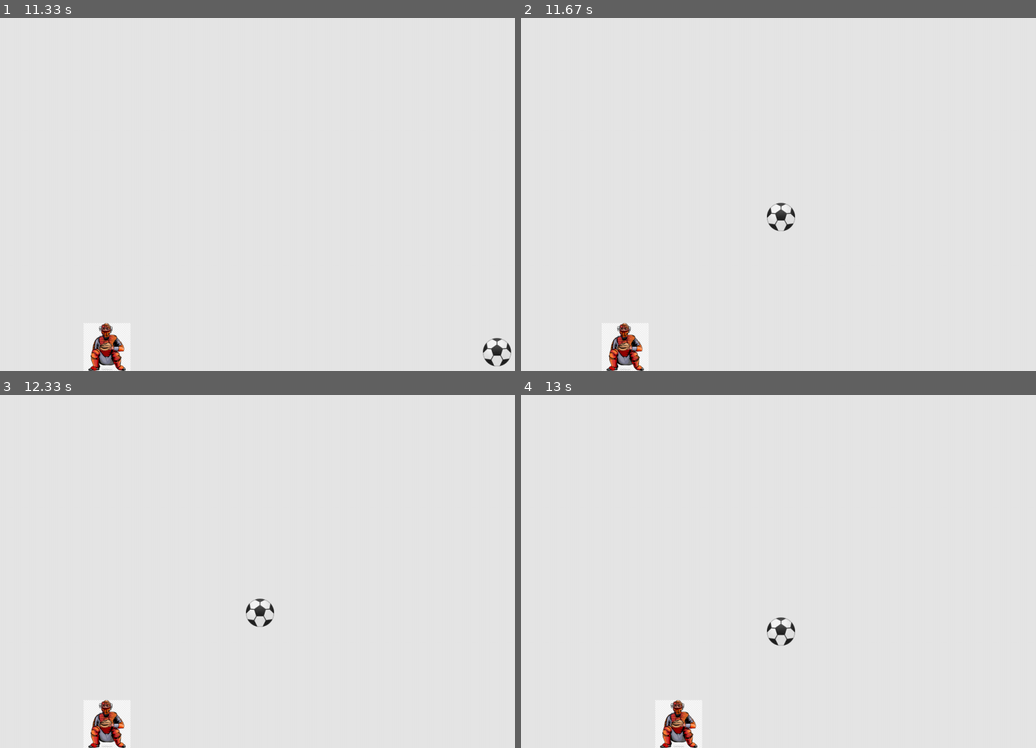
Above: before the commit, frames 1-4 (two rows, left to right).
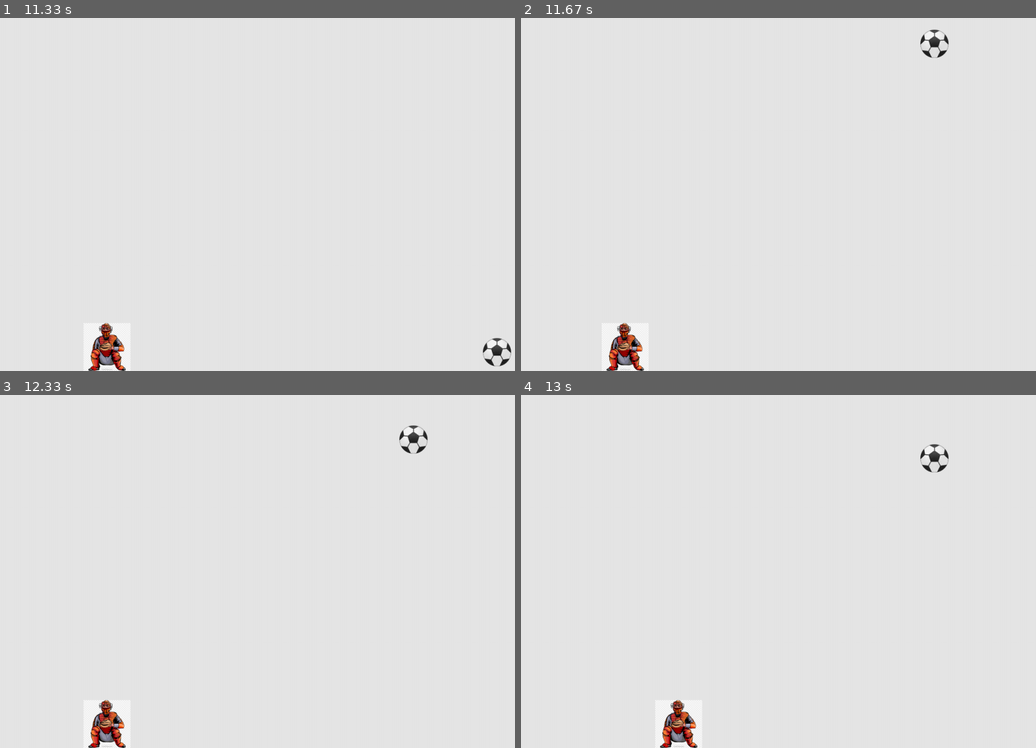
Above: after the commit, the same moments.

Repository: viniwell/pygame
Game: pygame game, started from catcher.py
Two runs of this game, one before a commit and one after it. Both use one fixed random seed, a clock stepped at 60 frames per second and the inputs below.
Inputs:
- Up to frame 1 (11.33 s): hold Left 0.33-0.87 s; hold Left 0.9-1.3 s; hold Right 1.33-1.97 s; hold Left 2-2.47 s; hold Right 2.5-2.97 s; hold Right 3-3.47 s; hold Left 3.5-4.03 s; hold Left 4.07-4.47 s; hold Right 4.5-5.13 s; hold Left 5.17-5.63 s; hold Right 5.67-6.13 s; hold Right 6.17-6.63 s; hold Left 6.67-7.2 s; hold Left 7.23-7.63 s; hold Right 7.67-8.3 s; hold Left 8.33-8.8 s; hold Right 8.83-9.3 s; hold Right 9.33-9.8 s; hold Left 9.83-10.37 s; hold Left 10.4-10.8 s; hold Right from 10.83 s (still down)
- Up to frame 2 (11.67 s): release Right at 11.47 s; hold Left from 11.5 s (still down)
- Up to frame 3 (12.33 s): release Left at 11.97 s; hold Right from 12 s (still down)
- Up to frame 4 (13 s): release Right at 12.47 s; hold Right 12.5-12.97 s

Frame 1 is identical in both runs. In frame 2, 0.4% of the frame differs, in the area x 47-84%, y 3-61%; in frame 3, 0.4%; in frame 4, 0.4%.

Commit message:
finished catcher

Diff:
--- a/catcher.py
+++ b/catcher.py
@@ -40,6 +40,15 @@
         self.rect.x=self.x
     def blitme(self):
         self.screen.blit(self.image, self.rect)
+class Gameover:
+    def __init__(self, catcher_game):
+        self.screen=catcher_game.screen
+        self.screen_rect=self.screen.get_rect()
+        self.image=pygame.image.load('gameover.png')
+        self.rect=self.image.get_rect()
+        self.rect.center=self.screen_rect.center
+    def blitme(self):
+        self.screen.blit(self.image, self.rect)
 class Game:
     def __init__(self):
         self.screen = pygame.display.set_mode((1200, 800))
@@ -48,11 +57,17 @@
         self.catcher=Catcher(catcher_game=self)
         self.ball=Ball(x=random.randint(0, self.screen_width), y=random.randint(0, self.screen_height-200),catcher_game=self)
         self.catcher.rect.bottom=self.screen.get_rect().bottom
+        self.loses=0
+        self.game=True
+        self.game_over=Gameover(self)
     def run_game(self):
         while True:
-            self._check_ball()
+            if self.game:
+                self._check_loses()
+                self._check_ball()
+                self._check_events()
+                self._update_catcher()
             self._check_events()
-            self._update_catcher()
             self._update_screen()
     def _update_catcher(self):
         self.catcher.update()
@@ -71,14 +86,23 @@
                 if event.key==pygame.K_LEFT:
                     self.catcher.moving_left=False
     def _check_ball(self):
-        if (self.catcher.rect.top<=self.ball.rect.bottom<self.catcher.rect.bottom and (self.catcher.rect.left<self.ball.rect.left<self.catcher.rect.right or self.catcher.rect.left<self.ball.rect.right<self.catcher.rect.right)) or self.ball.rect.bottom==self.screen_height:
+        if (self.catcher.rect.top<=self.ball.rect.bottom<self.catcher.rect.bottom and (self.catcher.rect.left<self.ball.rect.left<self.catcher.rect.right or self.catcher.rect.left<self.ball.rect.right<self.catcher.rect.right)):
             self.ball=Ball(x=random.randint(0, self.screen_width), y=random.randint(0, self.screen_height-200),catcher_game=self)
+        elif self.ball.rect.bottom==self.screen_height:
+            self.ball=Ball(x=random.randint(0, self.screen_width), y=random.randint(0, self.screen_height-200),catcher_game=self)
+            self.loses+=1
         else:
             self.ball.update()
+    def _check_loses(self):
+        if self.loses>=3:
+            self.game=False
     def _update_screen(self):
         self.screen.fill((230, 230, 230))
-        self.catcher.blitme()
-        self.ball.blitme()
+        if self.game:
+            self.catcher.blitme()
+            self.ball.blitme()
+        else:
+            self.game_over.blitme()
         pygame.display.flip()
 game=Game()
 game.run_game()
